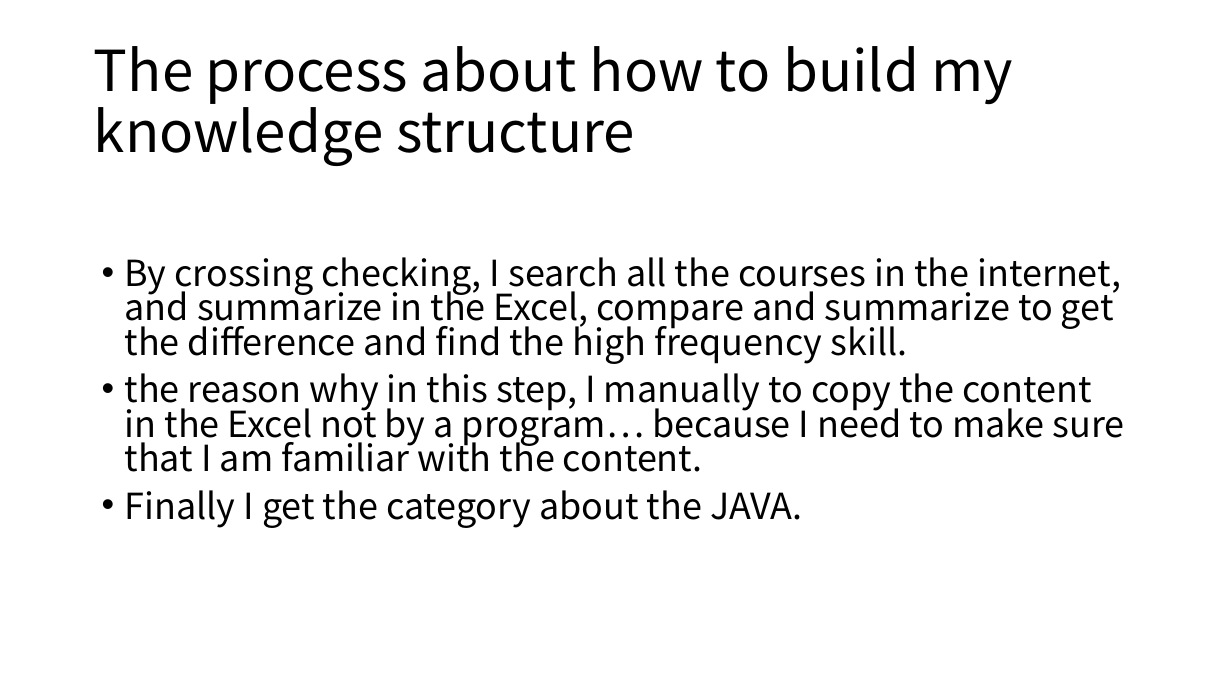
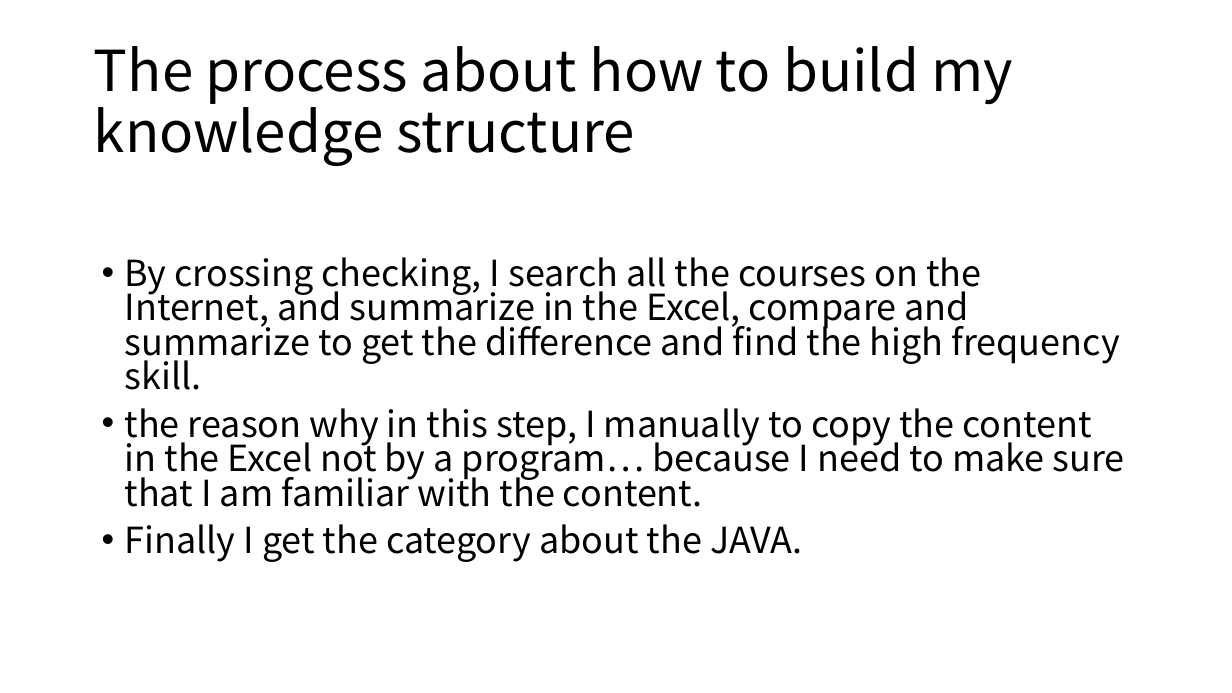
Before and after one commit to zicheng-pan/python-requestforlagou, a slide deck: slide 9 of New Microsoft PowerPoint 演示文稿.pptx (slide 8 before the commit). Drawn at 1232x693 pixels with LibreOffice and Linux fonts; fonts in the diff are those of the drawing. Boxes give left, top, right and bottom in pixels: in the first picture for what was removed or moved away, otherwise in the second. Text is boxed around its words. In the diff, an @@ line names an element or a change of style, - is before the commit and + after.

```diff
--- a/New Microsoft PowerPoint 演示文稿.pptx
+++ b/New Microsoft PowerPoint 演示文稿.pptx
@@ text at box(125, 257, 1120, 390): text changed @@
-• By crossing checking, I search all the courses in the internet, and summarize in the Excel, compare and summarize to get the difference and find the high frequency skill.
+• By crossing checking, I search all the courses on the Internet, and summarize in the Excel, compare and summarize to get the difference and find the high frequency skill.
```
Also in this commit, not shown: 5 other slides changed, 2 slides added.
